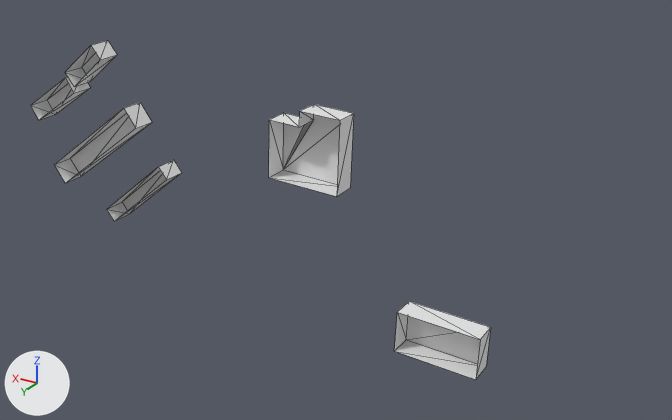
The glTF model output/glb/tile_177.glb as it was, and as the next commit left it.
One viewpoint serves both versions: a 50 mm camera at (-200.0, 276.0, 113.0) aimed at (-16.0, -31.0, -40.0). Every picture has the same lights, and +X, +Y and +Z are marked at lower left. The picture after the commit comes second. Mesh edges are drawn as thin lines.
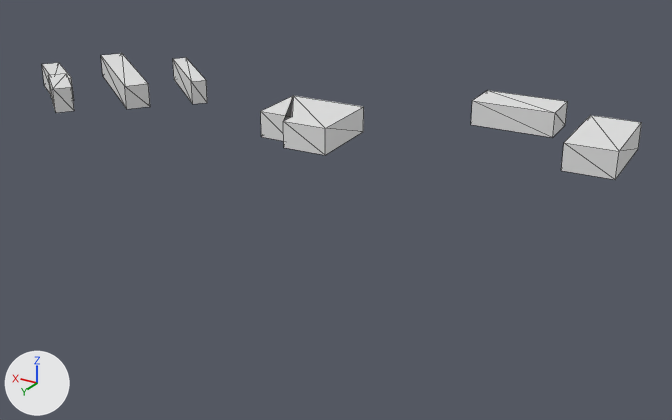
What differs and where, as boxes (x1, y1, x2, y2) in the pictures (672 x 420 px; the box of a moved part takes in the faces that stretch with it):
'Mesh_0', reshaped (30% wider, 62% shorter)
    before: (31, 41, 491, 380)
    after: (42, 53, 642, 180)
part 1 of me_mesh_0, moved or reshaped
    before: (394, 301, 491, 380)
    after: (471, 90, 568, 138)
part 2 of me_mesh_0, moved or reshaped
    before: (269, 104, 354, 196)
    after: (261, 96, 364, 155)
part 3 of me_mesh_0, moved or reshaped
    before: (65, 41, 117, 86)
    after: (49, 74, 74, 113)
part 4 of me_mesh_0, moved or reshaped
    before: (107, 160, 182, 221)
    after: (173, 58, 207, 104)
part 5 of me_mesh_0, moved or reshaped
    before: (31, 77, 90, 120)
    after: (42, 63, 74, 100)
part 6 of me_mesh_0, moved or reshaped
    before: (54, 102, 152, 183)
    after: (101, 53, 150, 109)
part 7 of me_mesh_0, added
    after: (561, 115, 642, 180)

The change in detail:
me_mesh_0 is used by ob_mesh_0; location (0.0, 0.0, 0.0).
me_mesh_0 had 52 vertices, 66 faces and spanned x -95.0..126.0, y -10.0..0.0, z -80.0..23.0.
me_mesh_0 now has 60 vertices, 76 faces and spans x -131.0..126.0, y -80.0..23.0, z -4.0..10.0.
me_mesh_0 part 1: the loose piece of 8 vertices spanning x -95.0..-60.0, y -10.0..0.0, z -80.0..-61.0 is turned -90 degrees about the x axis through its middle, then moved by (0.0, -66.0, 71.0).
me_mesh_0 part 2: the loose piece of 12 vertices spanning x -36.0..-3.0, y -10.0..0.0, z -20.0..11.0 is turned -90 degrees about the x axis through the mesh origin.
me_mesh_0 part 3: the loose piece of 8 vertices spanning x 80.0..102.0, y -10.0..0.0, z 3.0..23.0 is turned -90 degrees about the x axis through the mesh origin.
me_mesh_0 part 4: the loose piece of 8 vertices spanning x 49.0..86.0, y -10.0..0.0, z -56.0..-25.0 is turned -90 degrees about the x axis through its middle, then moved by (0.0, -36.0, 42.0).
me_mesh_0 part 5: the loose piece of 8 vertices spanning x 98.0..126.0, y -10.0..0.0, z -16.0..7.0 is turned -90 degrees about the x axis through its middle, then moved by (0.0, 1.0, 7.0).
me_mesh_0 part 6: the loose piece of 8 vertices spanning x 64.0..116.0, y -10.0..0.0, z -44.0..-2.0 is turned -90 degrees about the x axis through its middle, then moved by (0.0, -18.0, 25.0).
Part 7, on me_mesh_0:
8 vertices are added at x -131.0..-111.0, y -54.0..-18.0, z 0.0..10.0.
10 new faces join them.
